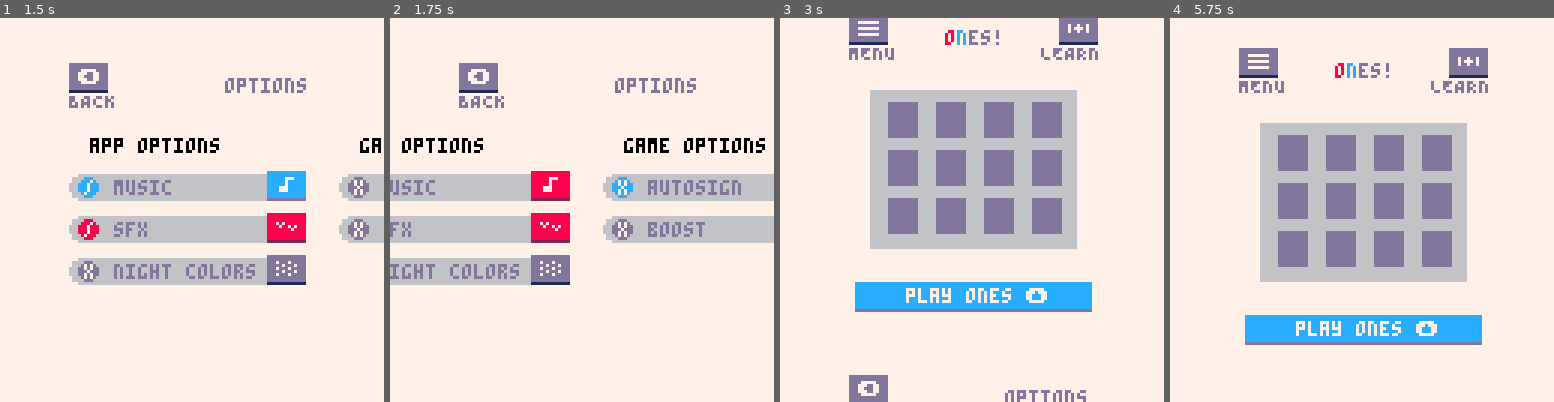
Above: before the commit, frames 1-4 (left to right).
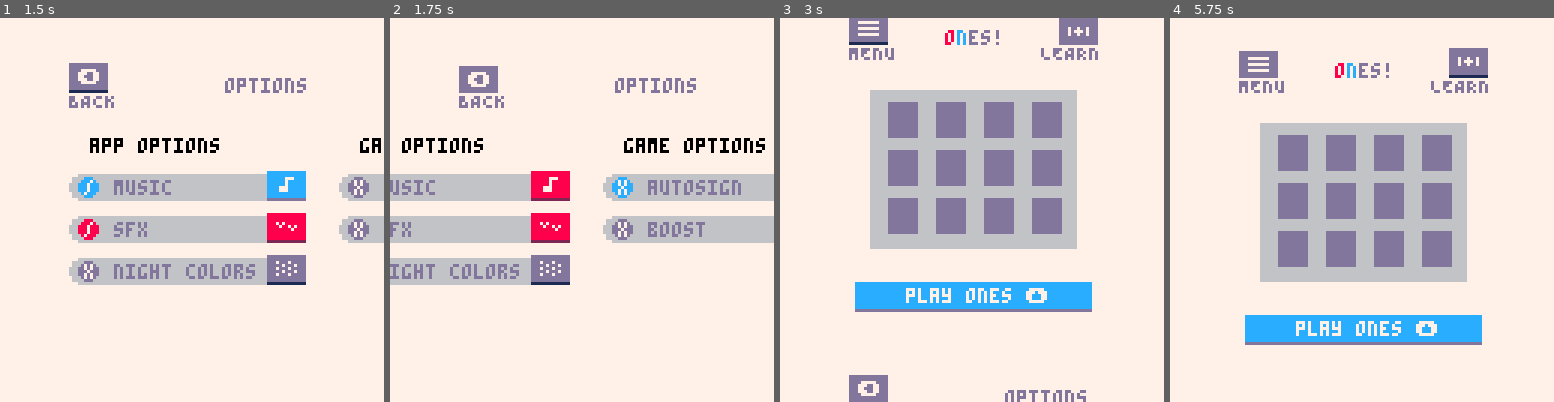
Above: after the commit, the same moments.

Repository: qualiaa/ones
Game: PICO-8 cartridge ones.p8
The game is run twice, just before and just after one commit, with the same random seed, the same clock (stepped at 60 frames per second) and the same inputs.
Inputs:
- Up to frame 1 (1.5 s): tap X (X key) at 0.33, 1.07 s; tap O (Z key) at 0.7 s
- Up to frame 2 (1.75 s): hold Right from 1.6 s (still down); tap O (Z key) at 1.7 s
- Up to frame 3 (3 s): tap X (X key) at 1.85, 2.97 s; release Right at 2.1 s; tap O (Z key) at 2.1, 2.5, 2.9 s; hold Up 2.15-2.42 s; hold Right from 2.47 s (still down)
- Up to frame 4 (5.75 s): release Right at 3.03 s; hold Left 3.08-3.58 s; tap O (Z key) every 0.4 s from 3.3 to 5.7 s; hold Down 3.63-3.97 s; hold Right 4.02-4.68 s; tap X (X key) at 4.08, 5.2 s; hold Up 4.73-5.03 s; hold Left 5.08-5.68 s; hold Down from 5.73 s (still down)

Frame 1 is identical in both runs. In frame 2, 0.3% of the frame differs, in the area x 17-29%, y 11-20%; in frame 3, 0.1%; in frame 4, 0.4%, in the area x 17-29%, y 7-16%.

Commit message:
Draw buttons as depressed based on flag

Diff:
--- a/ones.p8
+++ b/ones.p8
@@ -316,8 +316,8 @@
  else
    draw_grid(state.grid)
  end
- draw_top_buttons("MENU","▤",
-                  "STATS","∧")
+ draw_top_buttons("MENU","▤", btn(4),
+                  "STATS","∧", btn(5))
 end
 
 function play.update()
@@ -395,10 +395,10 @@
  printc("are you sure?",64,title_y,scheme.txt)
 
  draw_long_boy({text="keep playing 🅾️"},
-   30,76,false)
+   30,76,false,btn(4))
 
  draw_long_boy({text="end game ❎"},
-   30,96,true)
+   30,96,true,btn(5))
 
  draw_ui_grid({{text="careful!\nyou will lose\nall progress on\nyour current board"}}, 0, true, 0)
 end
@@ -1244,14 +1244,14 @@
  end
 end
 
-function draw_top_buttons(l_txt,l_ico,r_txt,r_ico)
+function draw_top_buttons(l_txt,l_ico,l_press,r_txt,r_ico,r_press)
   local y = 15
-  draw_button(23,y,l_ico,
+  draw_button(23,y,l_ico,l_press,
               scheme.btn_base,
               scheme.btn_shad)
   print(l_txt,23,y+10,scheme.btn_base)
   if r_txt then
-   draw_button(93,y,r_ico,
+   draw_button(93,y,r_ico,r_press,
                scheme.btn_base,
                scheme.btn_shad)
    printr(r_txt,93+14,y+10,scheme.btn_base)
@@ -1268,8 +1268,8 @@
  draw_long_boy({text="play ones ⬆️"},
    32,104,true)
 
- draw_top_buttons("MENU","▤",
-                  "LEARN",0)
+ draw_top_buttons("MENU","▤",btn(4),
+                  "LEARN",0,btn(5))
 end
 
 -->8
@@ -1432,10 +1432,11 @@
           scheme.frame_base)
 end
 
-function draw_button(x,y,i,c1,c2,long)
+function draw_button(x,y,i,pressed,c1,c2,long)
+ y += pressed and 1 or 0
  local w = long and 78 or 12
  rectfill(x,y,x+w,y+8,c1)
- line(x,y+9,x+w,y+9,c2)
+ if (not pressed) line(x,y+9,x+w,y+9,c2)
  if type(i) == "string" then
   if long then
     printc(i,x+w/2,y+2,scheme.btn_txt)
@@ -1474,7 +1475,7 @@
  return btn_base, btn_shad
 end
 
-function draw_toggle(e,x,y,selected)
+function draw_toggle(e,x,y,selected,pressed)
  local c1, c2 = button_col(selected,
    settings[e.toggle])
  local ico=settings[e.toggle] and "/" or "x"
@@ -1485,12 +1486,12 @@
  print(e.text, x+8,y,
        scheme.txt)
  draw_button(x+59,y-3,
-             e.icon,c1,c2)
-end
-
-function draw_long_boy(e,x,y,selected)
+             e.icon,pressed,c1,c2)
+end
+
+function draw_long_boy(e,x,y,selected,pressed)
  local c1,c2 = button_col(selected, true)
- draw_button(x-7,y,e.text,c1,c2,true,true)
+ draw_button(x-7,y,e.text,pressed,c1,c2,true)
 end
 
 function draw_ui_grid(ui, index, enabled, panel_x)
@@ -1506,10 +1507,13 @@
  local btn_index = 1
  for e in all(ui) do
   if is_btn(e) then
+   local focus = ui.selected==btn_index
    local d = e.toggle
      and draw_toggle or draw_long_boy
    d(e,x,y,
-     enabled and ui.selected==btn_index)
+     enabled and focus,
+     enabled and btn(5) and focus
+   )
    btn_index += 1
   else
    if e.prefix then
@@ -1671,7 +1675,7 @@
  end
  draw_top_buttons(menu.prior == game_over
                    and "RETRY"
-                   or "BACK","⬅️")
+                   or "BACK","⬅️",btn(4))
 end
 
 function menu.update()
